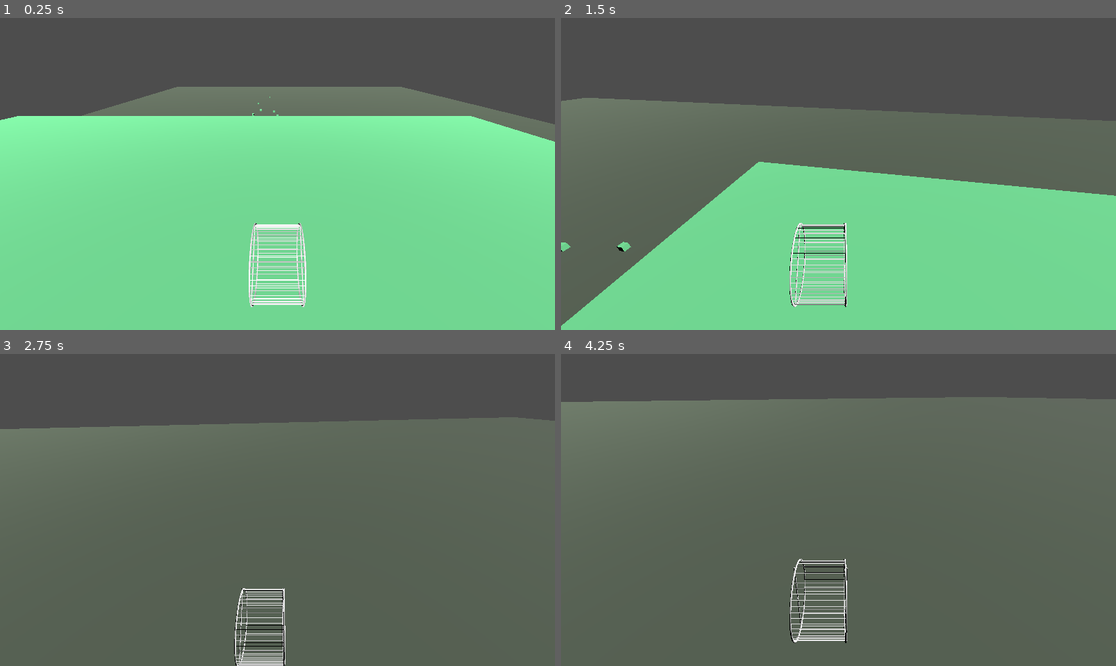
Above: before the commit, frames 1-4 (two rows, left to right).
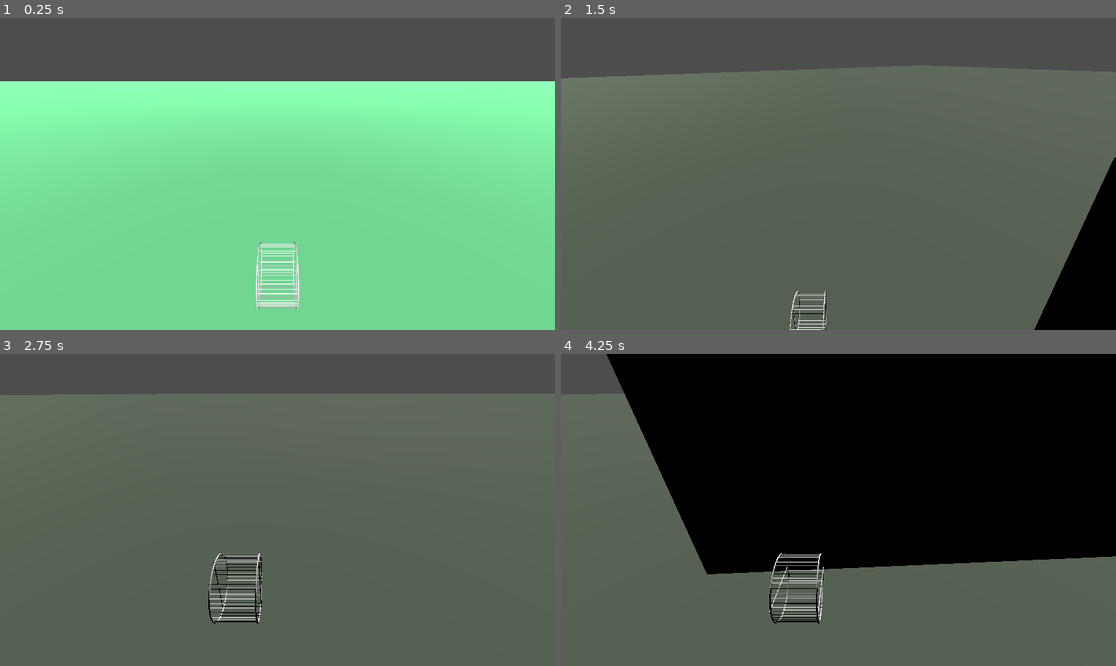
Above: after the commit, the same moments.

Repository: MlSHl/very-serious-gamejam
Game: Godot game, scene res://scenes/main.tscn
The game is run twice, just before and just after one commit, with the same random seed, the same clock (stepped at 60 frames per second) and the same inputs.
Inputs:
- Up to frame 1 (0.25 s): no input
- Up to frame 2 (1.5 s): hold D (right) 0.53-1.28 s; hold A (left) from 1.28 s (still down)
- Up to frame 3 (2.75 s): release A (left) at 2.03 s; hold D (right) from 2.03 s (still down)
- Up to frame 4 (4.25 s): release D (right) at 3.53 s; hold A (left) from 3.53 s (still down)

The runs differ from the first frame. In frame 1, 13% of the frame differs, in the area x 0-100%, y 20-94%; in frame 2, 54%; in frame 3, 11%; in frame 4, 58%, in the area x 0-100%, y 0-93%.

Commit message:
Adjusted wheel size and movement with it

Diff:
--- a/scenes/player.tscn
+++ b/scenes/player.tscn
@@ -4,9 +4,11 @@
 [ext_resource type="PackedScene" uid="uid://cc4kg56lpu271" path="res://assets/models/hamster_wheel_v0.3.glb" id="2_g2els"]
 
 [sub_resource type="CylinderShape3D" id="CylinderShape3D_qhqgy"]
-height = 0.6
+height = 0.1
+radius = 0.1
 
 [node name="player" type="CharacterBody3D" unique_id=1076470779]
+transform = Transform3D(0.2, 0, 0, 0, 0.2, 0, 0, 0, 0.2, 0, 0, 0)
 script = ExtResource("1_3vyb7")
 
 [node name="CollisionShape3D" type="CollisionShape3D" parent="." unique_id=1392066775]
@@ -14,10 +16,9 @@
 shape = SubResource("CylinderShape3D_qhqgy")
 
 [node name="Camera3D" type="Camera3D" parent="." unique_id=1736412227]
-transform = Transform3D(1, 0, 0, 0, 0.8660254, 0.5, 0, -0.5, 0.8660254, 0, 2.338086, 1.7391558)
+transform = Transform3D(1, 0, 0, 0, 0.8660254, 0.5, 0, -0.5, 0.8660254, 0, 0.51504445, 0.42363656)
 
 [node name="wheel" parent="." unique_id=497356792 instance=ExtResource("2_g2els")]
-transform = Transform3D(5, 0, 0, 0, 5, 0, 0, 0, 5, 0, 0, 0)
 
 [node name="Arm Support" parent="wheel" index="5" unique_id=1236032062]
 visible = false
--- a/scripts/player.gd
+++ b/scripts/player.gd
@@ -1,14 +1,15 @@
 extends CharacterBody3D
 
 
-const SPEED = 10.0
-const ROTATION_SPEED = 2.5
-const ROLLING_SPEED = 10.0
-const MAX_CAMERA_DELTA_X := 0.2
-const MAX_CAMERA_DELTA_Y := 0.6
+const SPEED = 20.0
+const ROTATION_SPEED = 4.0
+const ROLLING_SPEED = 20.0
+const MAX_CAMERA_DELTA_X := 0.1
+const MAX_CAMERA_DELTA_Y := 0.4
 
 var camera_delta_x := 0.0
 var camera_delta_y := 0.0
+var accumulated_delta := 0.0
 
 @onready var camera: Camera3D = $Camera3D
 @onready var camera_x := camera.position.x
@@ -18,6 +19,7 @@
 func _physics_process(delta: float) -> void:
 	# Add the gravity.
 	if not is_on_floor():
+		accumulated_delta += delta
 		velocity += gravity_multiplier * get_gravity() * delta # F/m
 		if camera_delta_y < MAX_CAMERA_DELTA_Y:
 			camera_delta_y += delta
